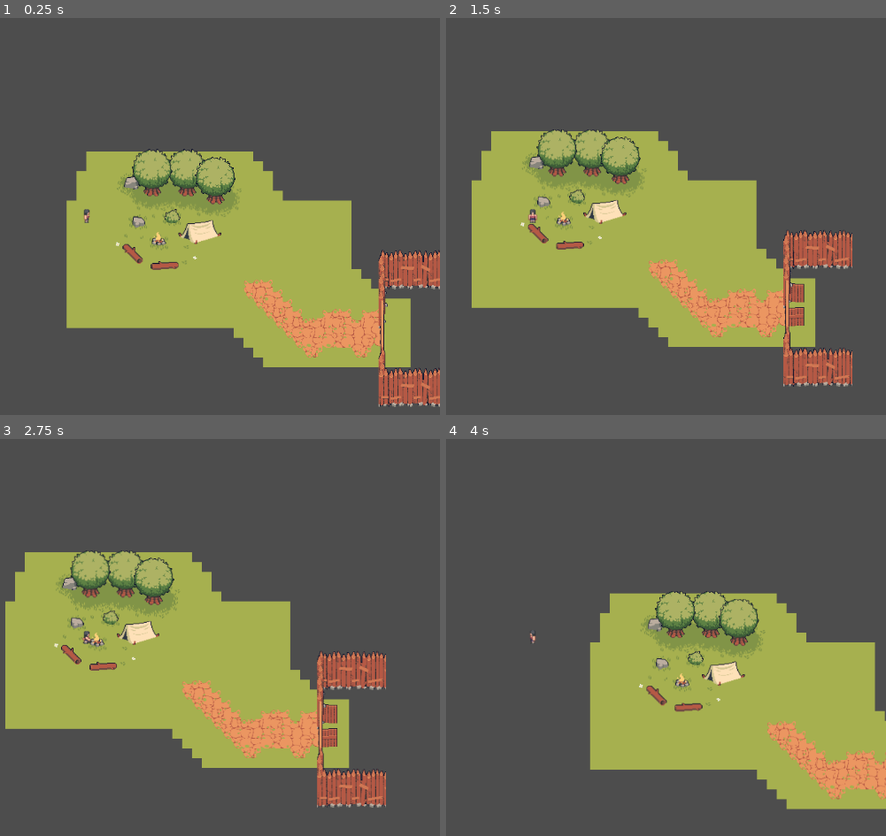
Above: before the commit, frames 1-4 (two rows, left to right).
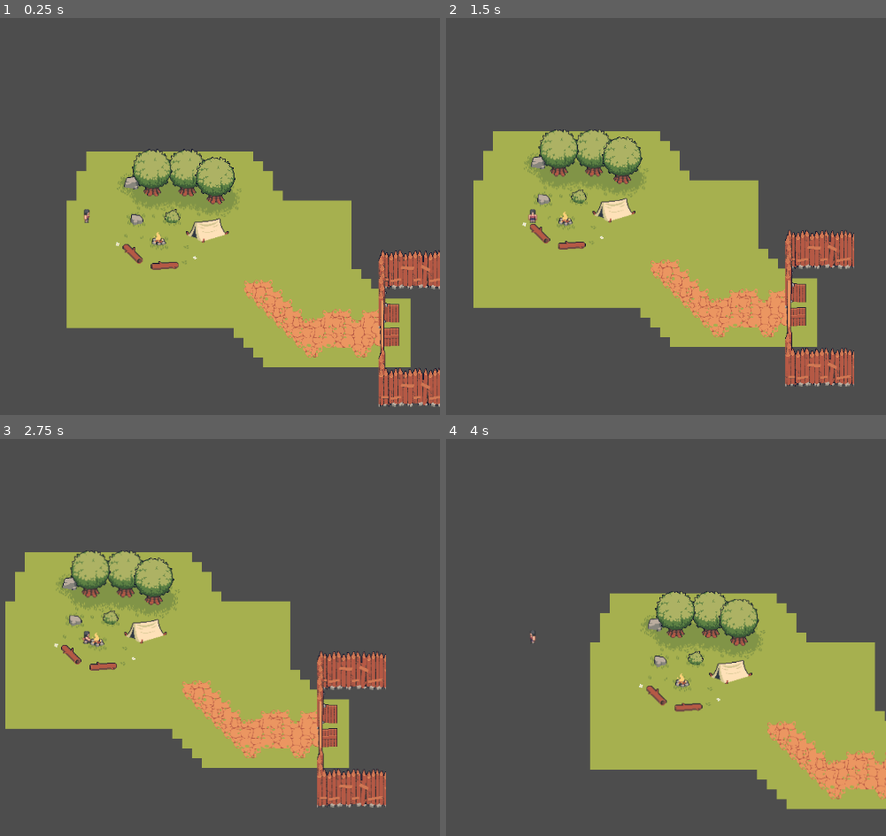
Above: after the commit, the same moments.

Repository: NathanReginato/StaffGame
Game: Godot game, scene res://Sandbox.tscn
Two runs of this game, one before a commit and one after it. Both use one fixed random seed, a clock stepped at 60 frames per second and the inputs below.
Inputs:
- Up to frame 1 (0.25 s): no input
- Up to frame 2 (1.5 s): tap Enter at 0.5 s; hold Right (move_right) 0.53-1.28 s; tap Space at 1.25 s; hold Down (move_down) from 1.28 s (still down)
- Up to frame 3 (2.75 s): tap Enter at 2 s; release Down (move_down) at 2.03 s; hold Right (move_right) from 2.03 s (still down)
- Up to frame 4 (4 s): tap Space at 2.75 s; release Right (move_right) at 2.78 s; hold Up (move_up) 2.78-3.53 s; hold Left (move_left) from 3.53 s (still down)

The runs differ from the first frame. In frame 1, 0.7% of the frame differs, in the area x 28-91%, y 48-83%; in frame 2, 5.3%, in the area x 5-93%, y 28-93%; in frame 3, 0.4%; in frame 4, 0.4%.
Error after the commit: Invalid access to property or key 'is_player' on a base object of type 'StaticBody2D'. (res://Gate.gd:9)

Commit message:
update map with better hitboxes

Diff:
--- a/Sandbox/CharacterBody2D.gd
+++ b/Sandbox/CharacterBody2D.gd
@@ -1,7 +1,7 @@
 extends CharacterBody2D
 @export var speed = 400
-
 @onready var _animated_sprite = $AnimatedSprite2D
+var is_player = true
 
 func get_input():
 	var input_direction = Input.get_vector("move_left", "move_right", "move_up", "move_down")
--- a/Sandbox/Gate.gd
+++ b/Sandbox/Gate.gd
@@ -6,5 +6,5 @@
 
 
 func _on_body_entered(body):
-	print("player entered")
+	print("player entered", body.is_player)
 	get_node("Gate/AnimatedSprite2D").play("gate_open")
--- a/Sandbox/Sandbox.tscn
+++ b/Sandbox/Sandbox.tscn
@@ -559,8 +559,6 @@
 [sub_resource type="CircleShape2D" id="CircleShape2D_2035h"]
 radius = 9.05539
 
-[sub_resource type="CircleShape2D" id="CircleShape2D_8bxo1"]
-
 [sub_resource type="RectangleShape2D" id="RectangleShape2D_gjaxg"]
 size = Vector2(8.17364, 9.65409)
 
@@ -838,6 +836,7 @@
 polygon = PackedVector2Array(272, 162, 294, 184, 317, 194, 359, 191, 361, 182, 358, 179, 309, 181, 279, 152, 271, 152)
 
 [node name="CampFireRock" type="StaticBody2D" parent="Static Assets/Starting Area"]
+position = Vector2(-3, -4)
 metadata/_edit_group_ = true
 
 [node name="Rock" type="Sprite2D" parent="Static Assets/Starting Area/CampFireRock"]
@@ -865,10 +864,6 @@
 z_index = 5
 position = Vector2(350, 106)
 texture = ExtResource("76_lox0x")
-
-[node name="CollisionShape2D" type="CollisionShape2D" parent="Static Assets/Starting Area/Bush"]
-position = Vector2(350, 107)
-shape = SubResource("CircleShape2D_8bxo1")
 
 [node name="2" type="Sprite2D" parent="Static Assets/Starting Area"]
 position = Vector2(301, 140.5)
@@ -925,7 +920,7 @@
 texture = ExtResource("73_8x6uv")
 
 [node name="Tent" type="StaticBody2D" parent="Static Assets/Starting Area"]
-position = Vector2(395, 131.5)
+position = Vector2(407, 129)
 scale = Vector2(2.63042, 2.38241)
 metadata/_edit_group_ = true
 
@@ -965,19 +960,19 @@
 frame = 5
 frame_progress = 1.0
 
-[node name="StaticBody2D" type="StaticBody2D" parent="Static Assets/GateArea"]
-
-[node name="TileMap" type="TileMap" parent="Static Assets/GateArea/StaticBody2D"]
+[node name="Walls" type="StaticBody2D" parent="Static Assets/GateArea"]
+
+[node name="TileMap" type="TileMap" parent="Static Assets/GateArea/Walls"]
 z_index = 100
 position = Vector2(-78, -45)
 tile_set = SubResource("TileSet_hyn4m")
 format = 2
 layer_0/tile_data = PackedInt32Array(458761, 327680, 1, 720905, 327680, 2, 196617, 851968, 0, 983049, 851968, 1, 196618 …(219 unchanged characters)…
 
-[node name="CollisionPolygon2D" type="CollisionPolygon2D" parent="Static Assets/GateArea/StaticBody2D"]
+[node name="CollisionPolygon2D" type="CollisionPolygon2D" parent="Static Assets/GateArea/Walls"]
 polygon = PackedVector2Array(66, 5, 66, 60, 77, 60, 78, 23, 179, 23, 179, 6)
 
-[node name="CollisionPolygon2D2" type="CollisionPolygon2D" parent="Static Assets/GateArea/StaticBody2D"]
+[node name="CollisionPolygon2D2" type="CollisionPolygon2D" parent="Static Assets/GateArea/Walls"]
 polygon = PackedVector2Array(68, 140, 76, 140, 78, 189, 178, 189, 178, 235, 66, 235)
 
 [connection signal="body_entered" from="Static Assets/GateArea/Gate" to="Static Assets/GateArea/Gate" method="_on_body_entered"]
Not shown: 1 places in Sandbox/Sandbox.tscn that only renumber resources
Not shown, changed: Sandbox/Village Tileset/.DS_Store
